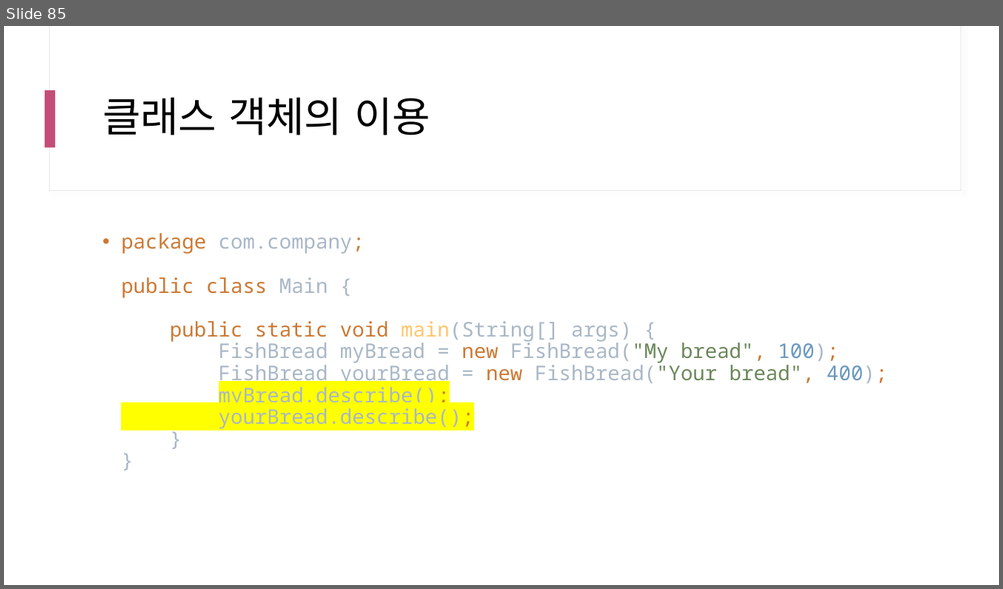
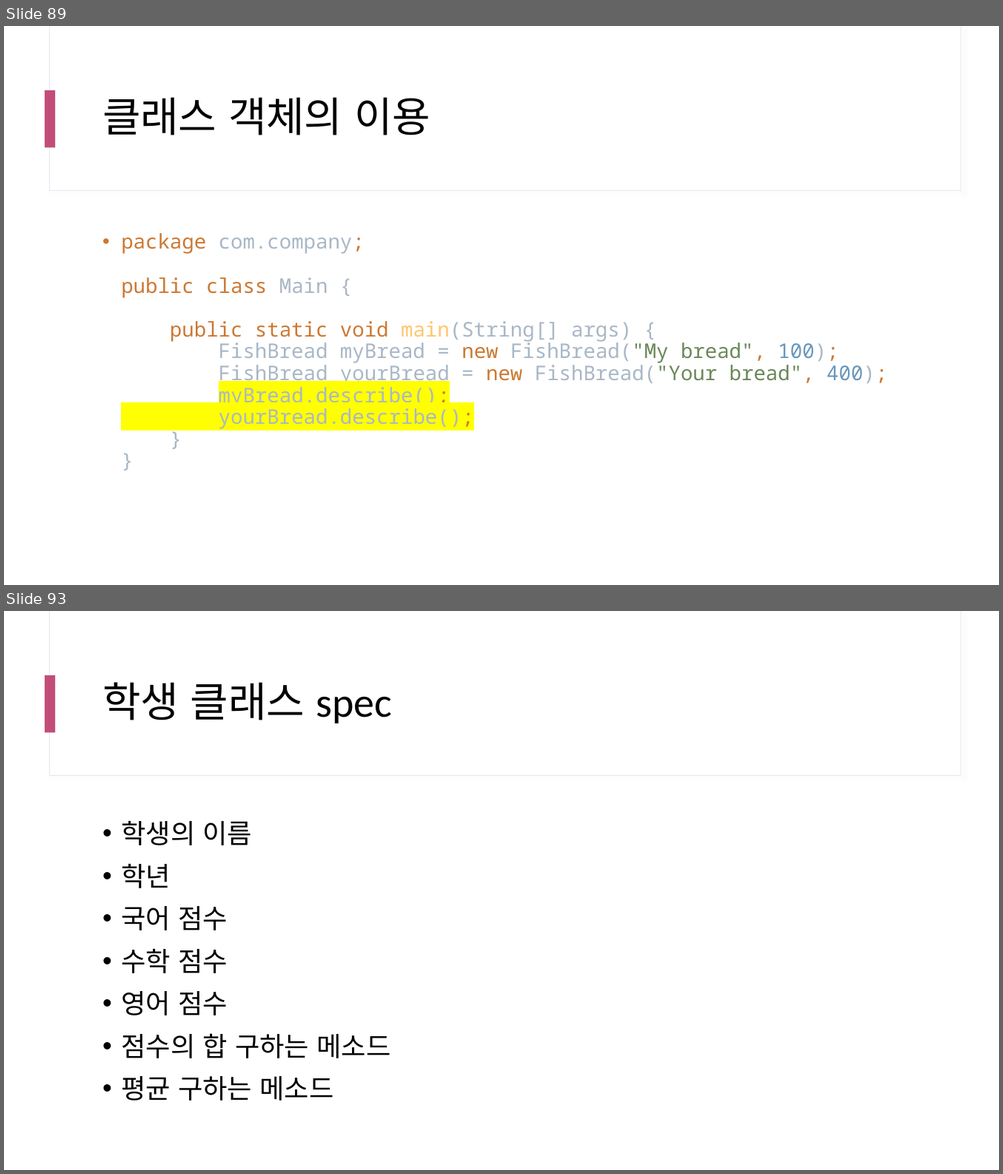
Before and after one commit to yhs0602/SPLIT_lecture_examples, a slide deck: docs/SPLIT 17차 Java.pptx. Shown one above the other, each under a label of ours: slide 85 before the commit, slides 89 and 93 after it; the slides between them are not shown. The pictures are 1003x589 and 1003x1174 pixels, drawn with LibreOffice and Linux fonts; fonts in the diff are those of the drawing. Boxes give left, top, right and bottom in pixels: in the first picture for what was removed or moved away, otherwise in the second. Text is boxed around its words. In the diff, an @@ line names an element or a change of style, - is before the commit and + after.

```diff
--- a/docs/SPLIT 17차 Java.pptx
+++ b/docs/SPLIT 17차 Java.pptx
@@ slide 93 added at [4,611,999,1170], background #FFFFFF; not listed: 3 template elements that a slide beside it also shows @@
@@ title added at [102,682,392,723], 40 pt, text #000000 @@
+학생 클래스 spec
@@ text added at [121,821,390,1101], 25.9 pt, text #000000 @@
+• 학생의 이름
+• 학년
+• 국어 점수
+• 수학 점수
+• 영어 점수
+• 점수의 합 구하는 메소드
+• 평균 구하는 메소드
@@ what was slide 85 is now slide 89 @@
```
Also in this commit, not shown: 8 slides changed, 11 other slides added, 7 other files.
